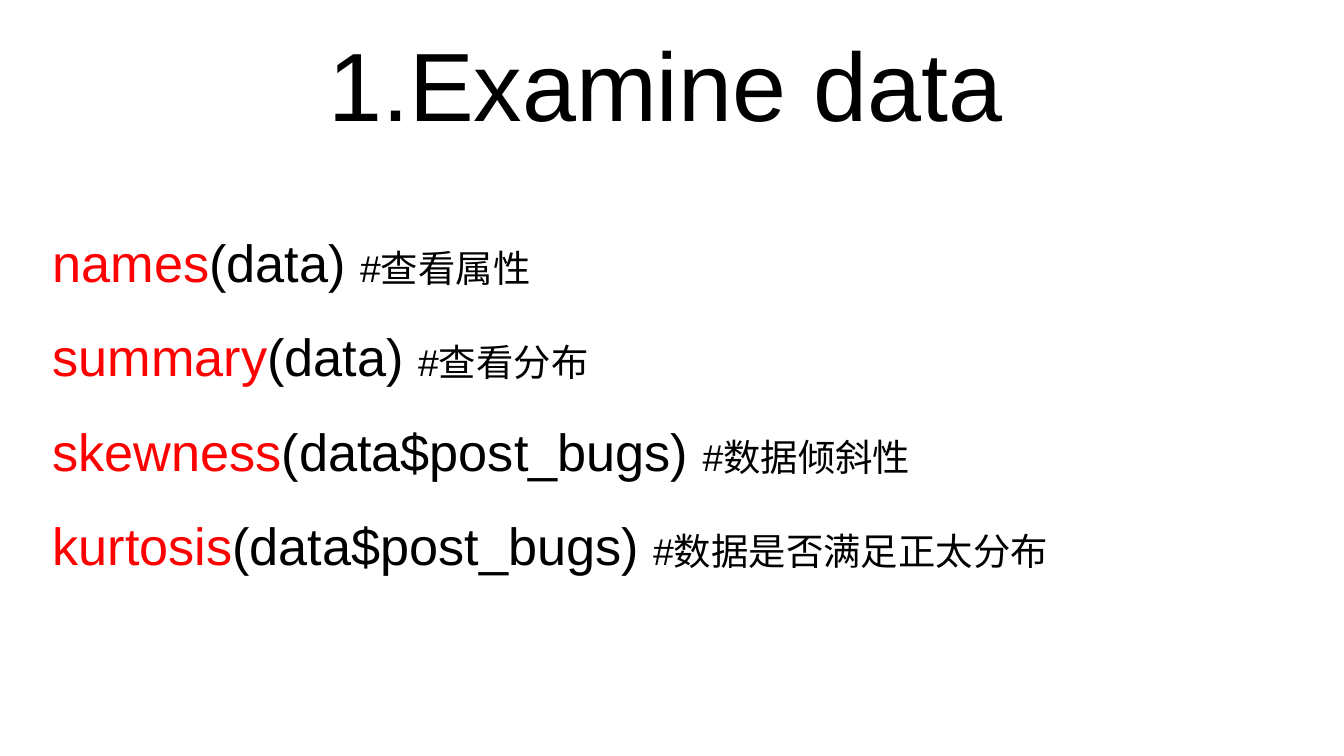
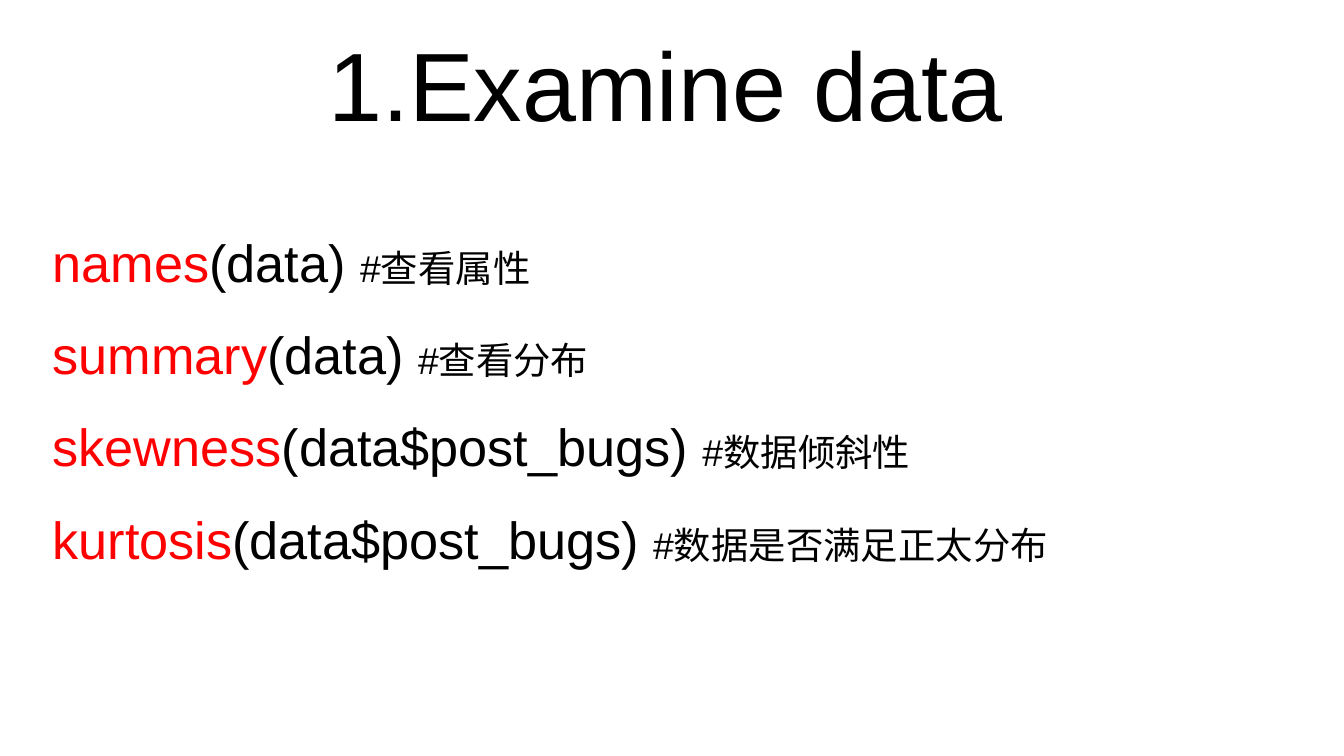
Before and after one commit to jinfuchen/R-model, a slide deck: slide 6 of R model.pptx. Drawn at 1344x756 pixels with LibreOffice and Linux fonts; fonts in the diff are those of the drawing. Boxes give left, top, right and bottom in pixels: in the first picture for what was removed or moved away, otherwise in the second. Text is boxed around its words. In the diff, an @@ line names an element or a change of style, - is before the commit and + after.

```diff
--- a/R model.pptx
+++ b/R model.pptx
@@ subtitle at bbox=[53, 338, 1048, 575]: paragraphs removed @@
-summary(data) #查看分布
-skewness(data$post_bugs) #数据倾斜性
-kurtosis(data$post_bugs) #数据是否满足正太分布
@@ text added at bbox=[53, 336, 588, 385], 28 pt, text #000000 @@
+summary(data) #查看分布
@@ text added at bbox=[53, 427, 910, 477], 28 pt, text #000000 @@
+skewness(data$post_bugs) #数据倾斜性
@@ text added at bbox=[53, 520, 1048, 569], 28 pt, text #000000 @@
+kurtosis(data$post_bugs) #数据是否满足正太分布
```
Also in this commit, not shown: 12 other slides changed, 5 slides added, 1 other file.
